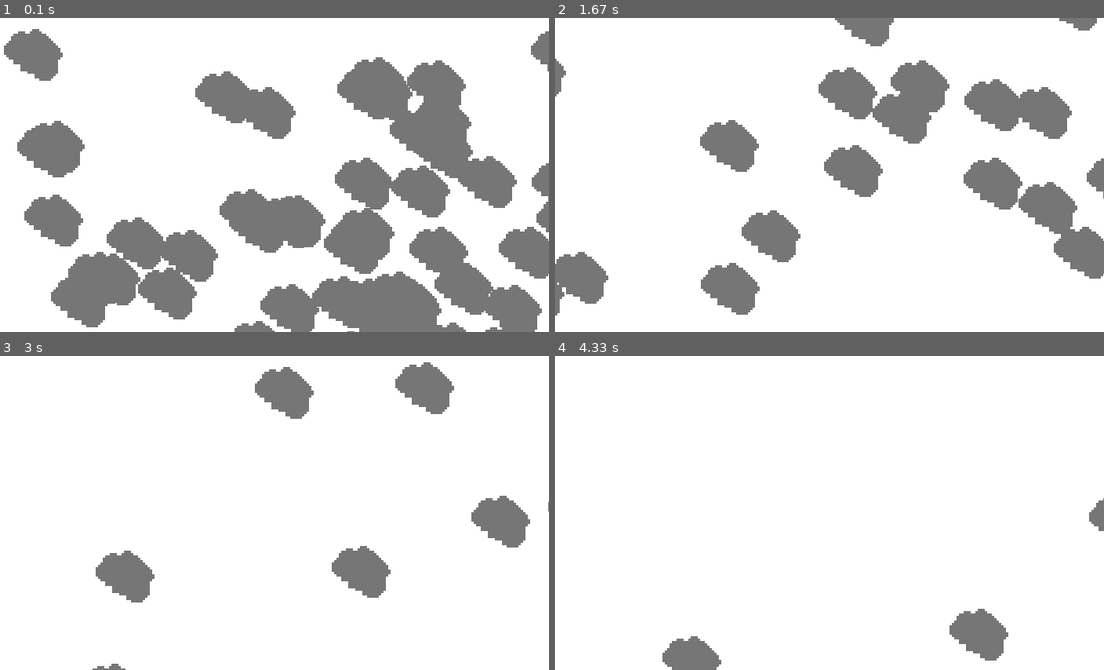
Above: before the commit, frames 1-4 (two rows, left to right).
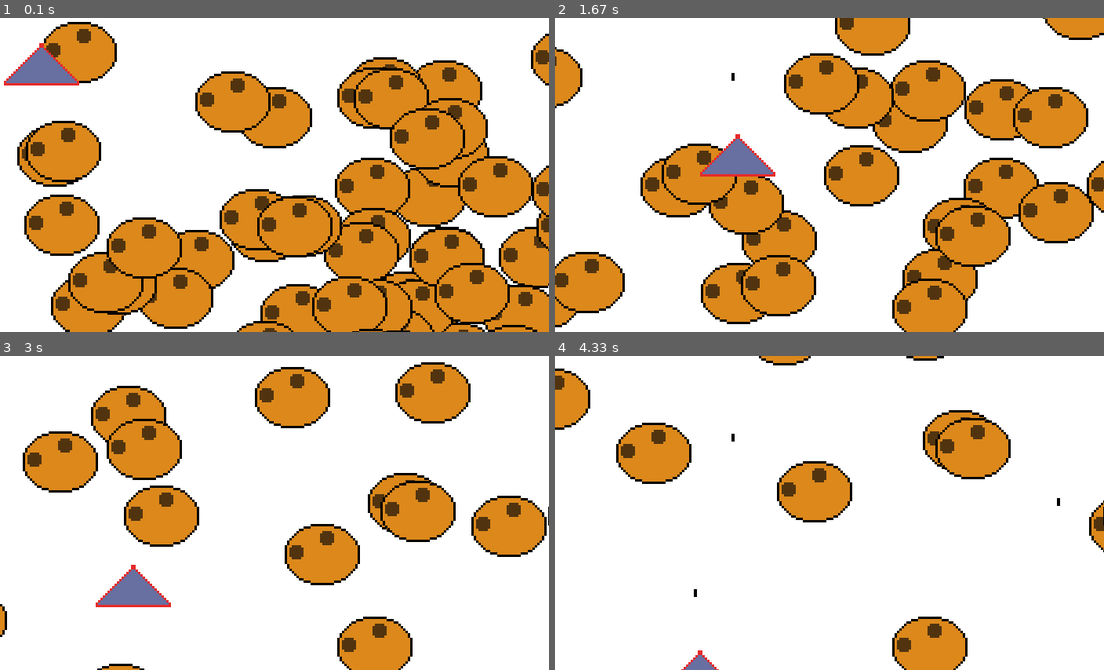
Above: after the commit, the same moments.

Repository: mdonze/5thPeriodPygame
Game: pygame game, started from collisions.py
The game is run twice, just before and just after one commit, with the same random seed, the same clock (stepped at 60 frames per second) and the same inputs.
Inputs (mouse positions are in pixels of both pictures, inside the frame that each line leads up to):
- Up to frame 1 (0.1 s): no input
- Up to frame 2 (1.67 s): click (829, 175) at 0.38 s; click (884, 244) at 0.72 s; click (1032, 284) at 1.05 s; click (697, 112) at 1.38 s
- Up to frame 3 (3 s): click (274, 550) at 1.72 s; click (197, 447) at 2.05 s; click (466, 594) at 2.38 s; click (93, 544) at 2.72 s
- Up to frame 4 (4.33 s): click (670, 450) at 3.05 s; click (697, 569) at 3.38 s; click (1027, 585) at 3.72 s; click (664, 629) at 4.05 s

The runs differ from the first frame. In frame 1, 54% of the frame differs, in the area x 0-100%, y 1-100%; in frame 2, 40%; in frame 3, 24%; in frame 4, 13%.

Commit message:
added bullets

Diff:
--- a/collisions.py
+++ b/collisions.py
@@ -2,27 +2,46 @@
 import random
 
 #TODO Make the black block move randomly - DONE
-#TODO Replace the rectangles with pictures
+#TODO Replace the rectangles with  pictures - DONE
 #TODO Make the space ship shoot
+#TODO Split the player from blocks and make a new class - DONE
+#TODO Make a Bullet class
 
 BLACK = (0, 0, 0)
 WHITE = (255, 255, 255)
 RED = (255, 0, 0)
 
 class Block(pygame.sprite.Sprite):
-    def __init__(self, fName, width, height, isPlayer):
+    def __init__(self, fName, width, height):
         super().__init__()
         self.image = pygame.Surface([width, height])
         self.image = pygame.image.load(fName)
         self.rect = self.image.get_rect()
-        self.player = isPlayer
         self.x_vel = random.randrange(-2, 2)
         self.y_vel = random.randrange(-2, 2)
 
+    def update(self):
+        self.rect.x += self.x_vel
+        self.rect.y += self.y_vel
+
+class Player(pygame.sprite.Sprite):
+    def __init__(self, fName):
+        super().__init__()
+        self.image = pygame.Surface([25, 25])
+        self.image = pygame.image.load(fName)
+        self.rect = self.image.get_rect()
     def moveBlock(self):
-        if self.player == False:
-            self.rect.x += self.x_vel
-            self.rect.y += self.y_vel
+        pass
+
+class Bullet(pygame.sprite.Sprite):
+    def __init__(self):
+        super().__init__()
+        self.image = pygame.Surface([4, 10])
+        self.image.fill(BLACK)
+        self.rect = self.image.get_rect()
+    def update(self):
+    # Move the bullet
+        self.rect.y -= 3
 
 
 pygame.init()
@@ -33,15 +52,16 @@
 
 block_list = pygame.sprite.Group()
 all_sprites_list = pygame.sprite.Group()
+bullet_list = pygame.sprite.Group()
 
 for i in range(50):
-    block = Block("bigRock.png", 20, 15, False)
+    block = Block("rock2.png", 20, 15)
     block.rect.x = random.randrange(screen_width)
     block.rect.y = random.randrange(screen_height)
     block_list.add(block)
     all_sprites_list.add(block)
 
-player = Block("bigRock.png", 20, 15, True)
+player = Player("spaceship.png")
 all_sprites_list.add(player)
 
 done = False
@@ -53,6 +73,15 @@
     for event in pygame.event.get():
         if event.type == pygame.QUIT:
             done = True
+        elif event.type == pygame.MOUSEBUTTONDOWN:
+            # Fire a bullet if the user clicks the mouse button
+            bullet = Bullet()
+            # Set the bullet so it is where the player is
+            bullet.rect.x = player.rect.x + 40
+            bullet.rect.y = player.rect.y
+            # Add the bullet to the lists
+            all_sprites_list.add(bullet)
+            bullet_list.add(bullet)
 
     screen.fill(WHITE)
     pos = pygame.mouse.get_pos()
@@ -60,13 +89,15 @@
     player.rect.y = pos[1]
 
     for block in all_sprites_list:
-        block.moveBlock()
+        block.update()
 
-    blocks_hit_list = pygame.sprite.spritecollide(player, block_list, True)
-
-    for block in blocks_hit_list:
-        score += 1
-        print(score)
+    for bullet in bullet_list:
+        blocks_hit_list = pygame.sprite.spritecollide(bullet, block_list, True)
+        for block in blocks_hit_list:
+            bullet_list.remove(bullet)
+            all_sprites_list.remove(bullet)
+            score += 1
+            print(score)
 
     all_sprites_list.draw(screen)
     pygame.display.flip()
Binary file added: rock2.png
Binary file added: spaceship.png
